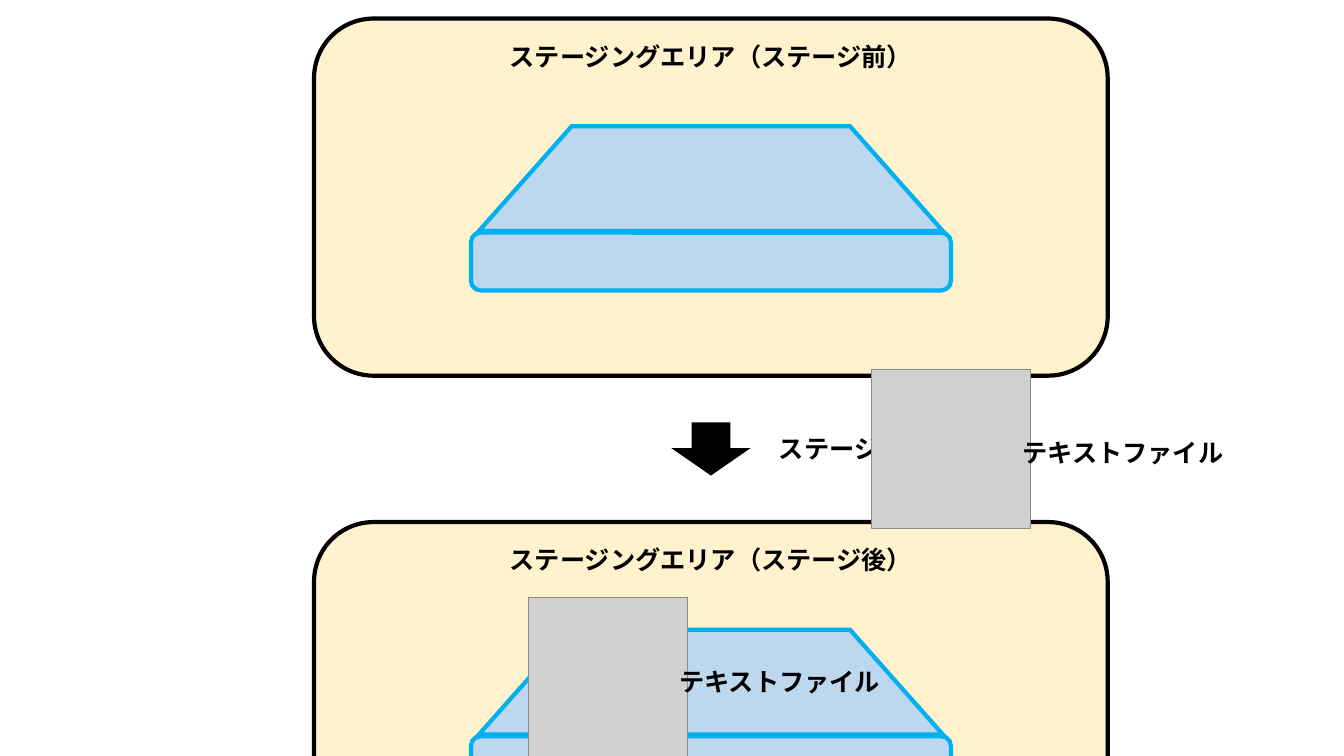
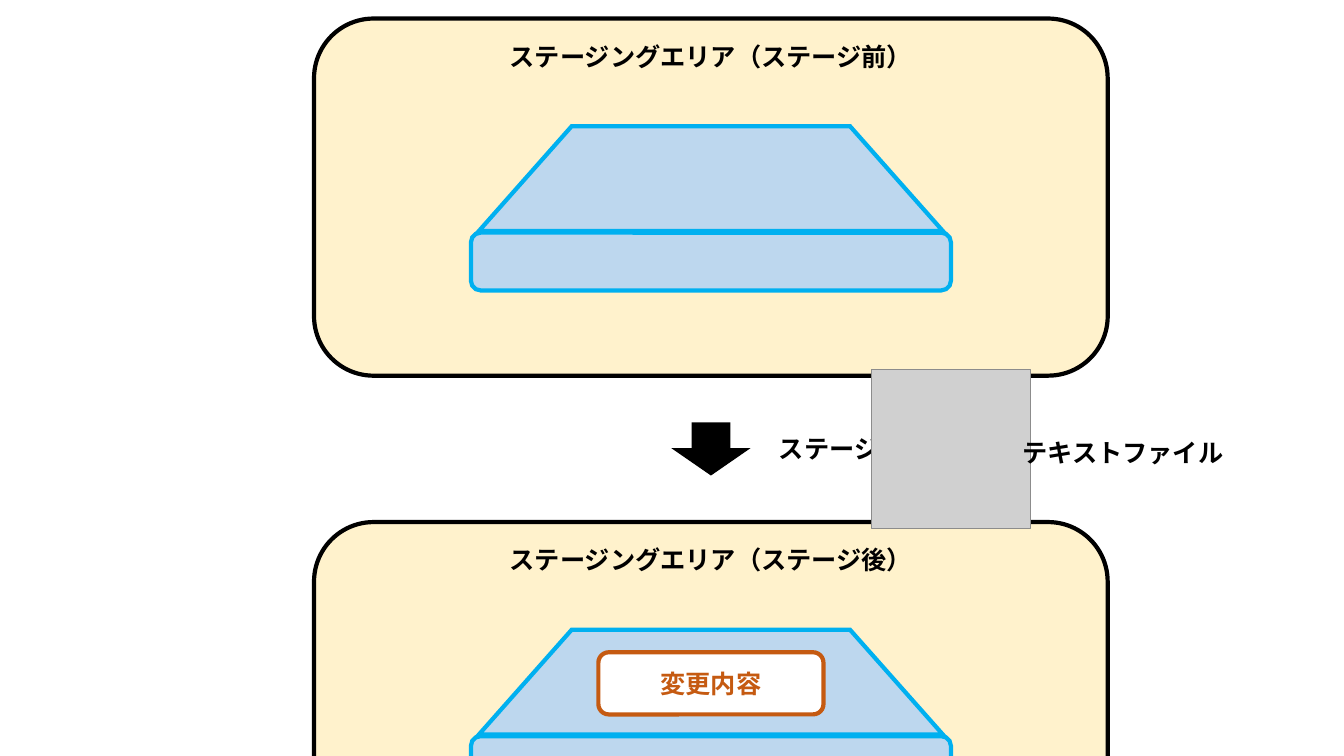
Before and after one commit to nishida2073/ai_navive, a slide deck: slide 15 of 01_テキスト/Git入門_図.pptx. Drawn at 1344x756 pixels with LibreOffice and Linux fonts; fonts in the diff are those of the drawing; grey boxes stand for pictures. Boxes give left, top, right and bottom in pixels: in the first picture for what was removed or moved away, otherwise in the second. Text is boxed around its words. In the diff, an @@ line names an element or a change of style, - is before the commit and + after.

```diff
--- a/01_テキスト/Git入門_図.pptx
+++ b/01_テキスト/Git入門_図.pptx
@@ picture removed at (x1=528, y1=598, x2=687, y2=756) @@
@@ rounded rectangle added at (x1=599, y1=652, x2=824, y2=715), fill #FFFFFF, outline #C55A11 3 pt, 18 pt, text #C55A11, bold @@
+変更内容
@@ text removed at (x1=679, y1=665, x2=880, y2=697) @@
-テキストファイル
```
Also in this commit, not shown: 10 other slides changed, 18 slides added, 1 other file.
